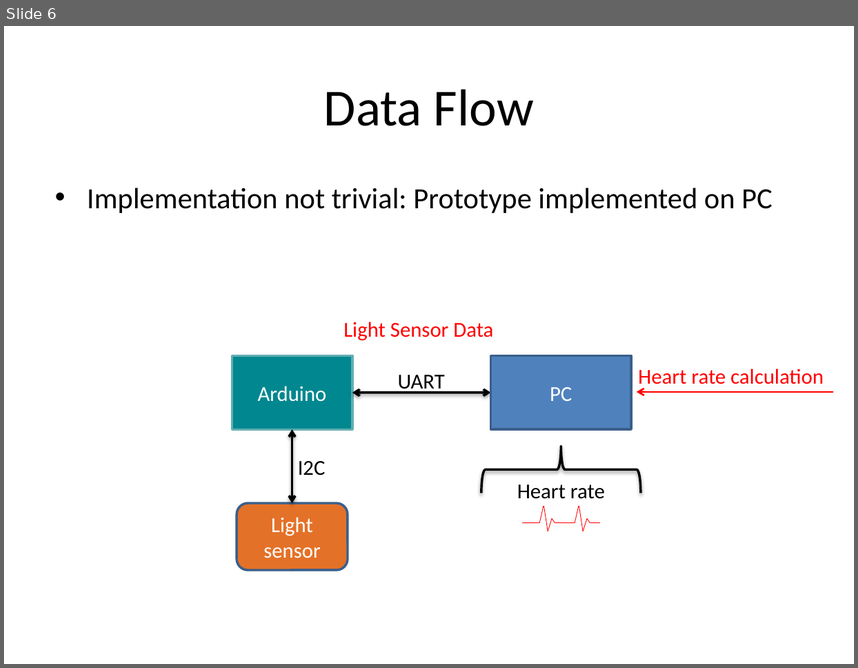
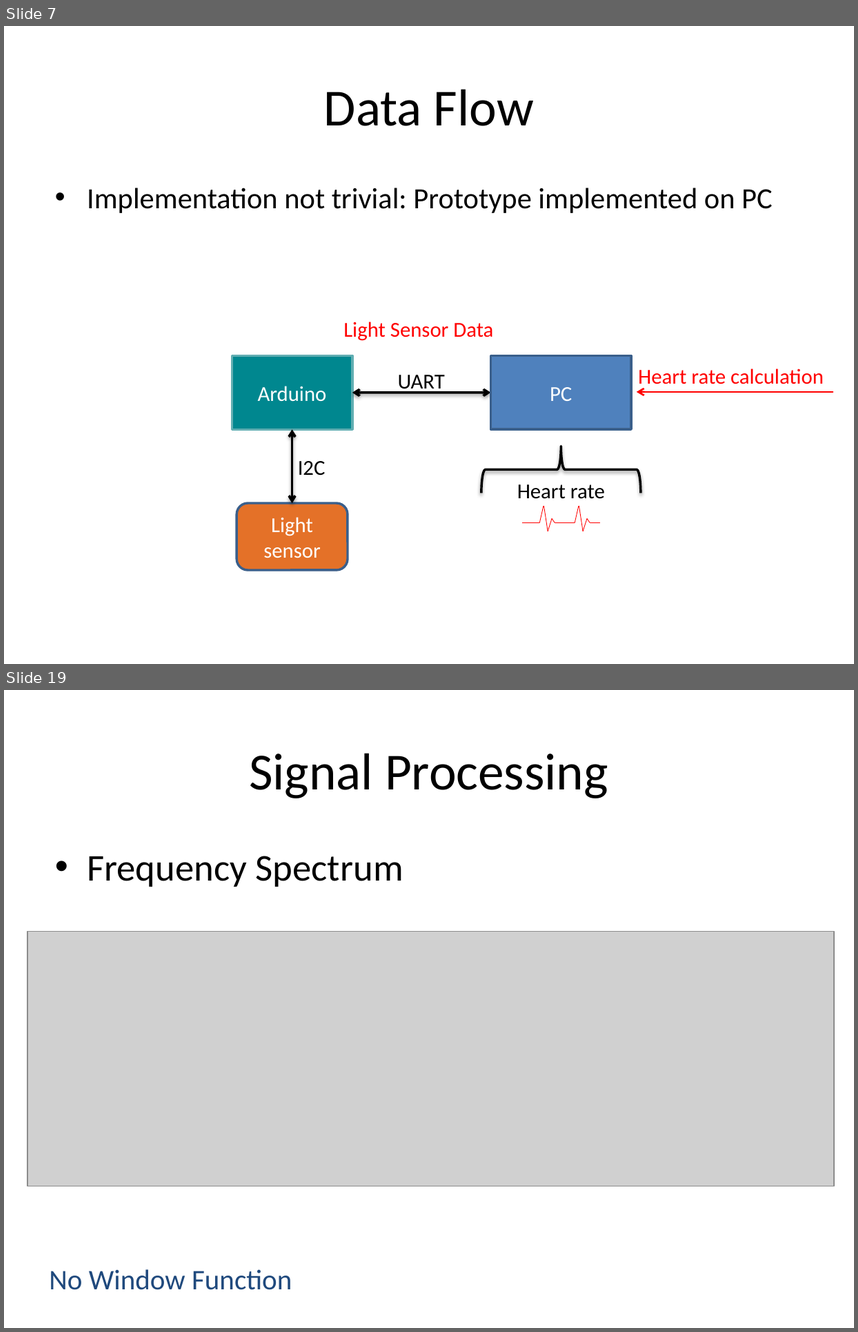
Before and after one commit to UbiquitousComputingSS14/Documentation, a slide deck: res/HeartRateMonitor.pptx. Shown one above the other, each under a label of ours: slide 6 before the commit, slides 7 and 19 after it; the slides between them are not shown. The pictures are 858x668 and 858x1332 pixels, drawn with LibreOffice and Linux fonts; fonts in the diff are those of the drawing; grey boxes stand for pictures. Boxes give left, top, right and bottom in pixels: in the first picture for what was removed or moved away, otherwise in the second. Text is boxed around its words. In the diff, an @@ line names an element or a change of style, - is before the commit and + after.

```diff
--- a/res/HeartRateMonitor.pptx
+++ b/res/HeartRateMonitor.pptx
@@ slide 19 added at (x1=4, y1=690, x2=854, y2=1328), background #FFFFFF @@
@@ title added at (x1=249, y1=753, x2=608, y2=798), 44 pt, text #000000 @@
+Signal Processing
@@ text added at (x1=87, y1=856, x2=404, y2=887), 32 pt, text #000000 @@
+• Frequency Spectrum
@@ picture added at (x1=27, y1=931, x2=835, y2=1185) @@
@@ text added at (x1=49, y1=1269, x2=292, y2=1290), 24 pt, text #1F497D @@
+No Window Function
@@ what was slide 6 is now slide 7 @@
```
Also in this commit, not shown: 13 slides changed, 10 other slides added, 4 slides removed, 1 other file.
